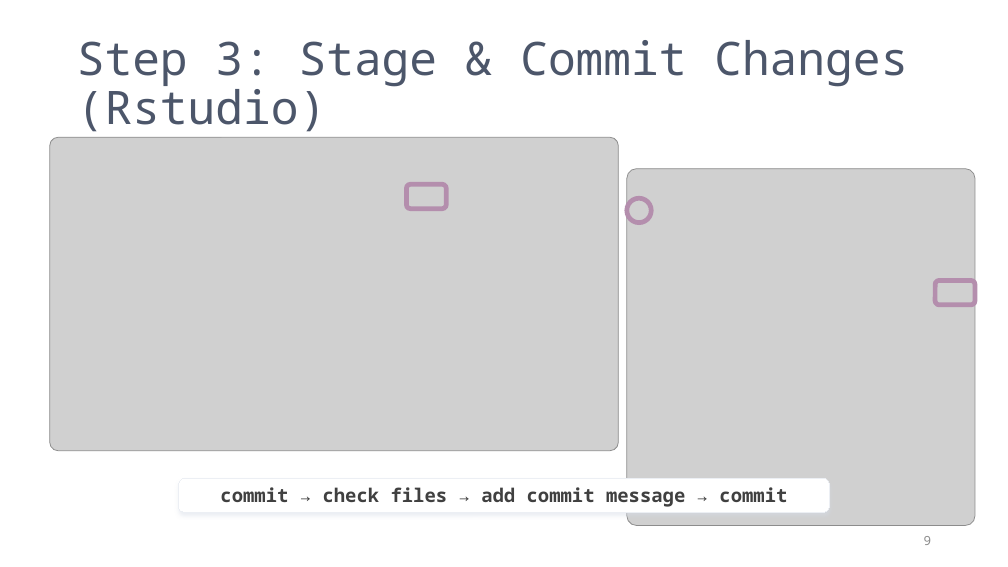
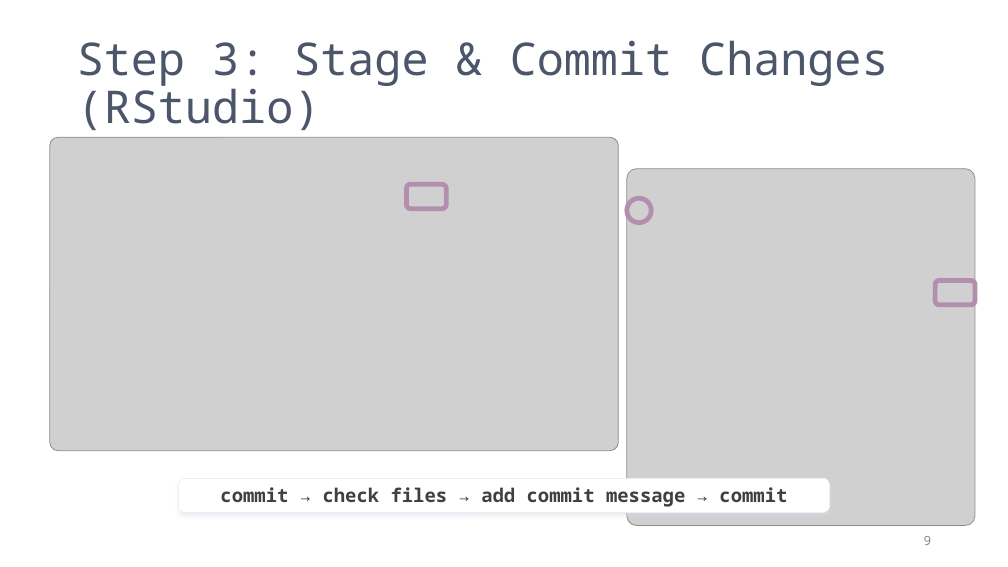
Before and after one commit to PIFSCstockassessments/SAP_github_workflow, a slide deck: slide 9 of docs/GitHub Workflow for SAP.pptx. Drawn at 1008x567 pixels with LibreOffice and Linux fonts; fonts in the diff are those of the drawing; grey boxes stand for pictures. Boxes give left, top, right and bottom in pixels: in the first picture for what was removed or moved away, otherwise in the second. Text is boxed around its words. In the diff, an @@ line names an element or a change of style, - is before the commit and + after.

```diff
--- a/docs/GitHub Workflow for SAP.pptx
+++ b/docs/GitHub Workflow for SAP.pptx
@@ title at <box>77,40,888,130</box>: text changed; size 44 to 43 pt @@
-Step 3: Stage & Commit Changes (Rstudio)
+Step 3: Stage & Commit Changes (RStudio)
```
Also in this commit, not shown: 2 other slides changed.
